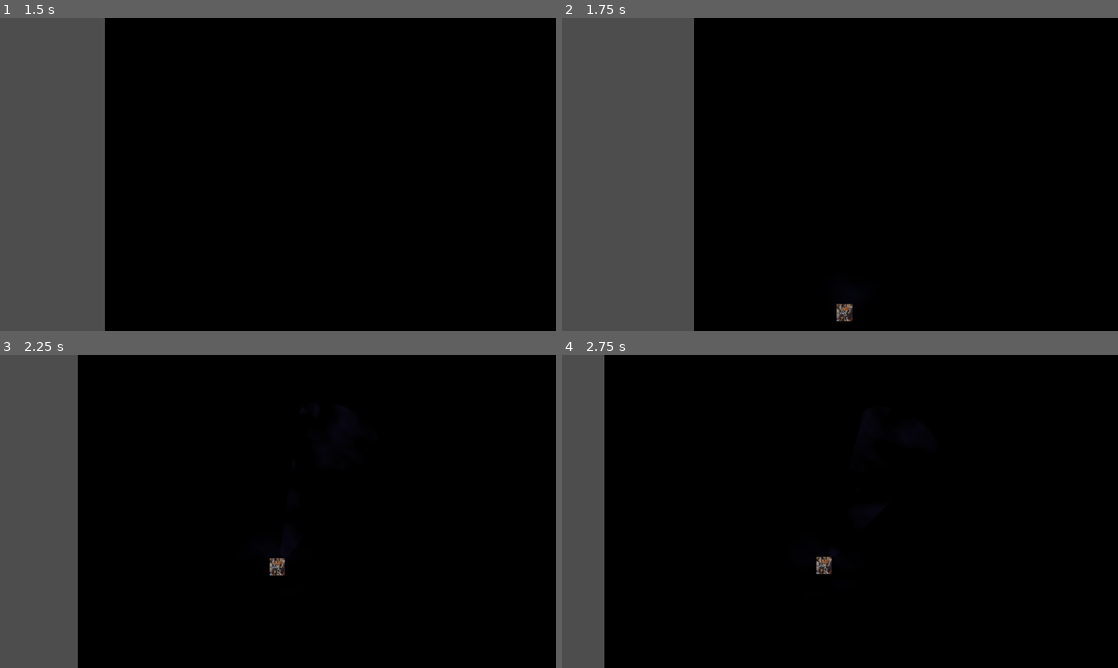
Above: before the commit, frames 1-4 (two rows, left to right).
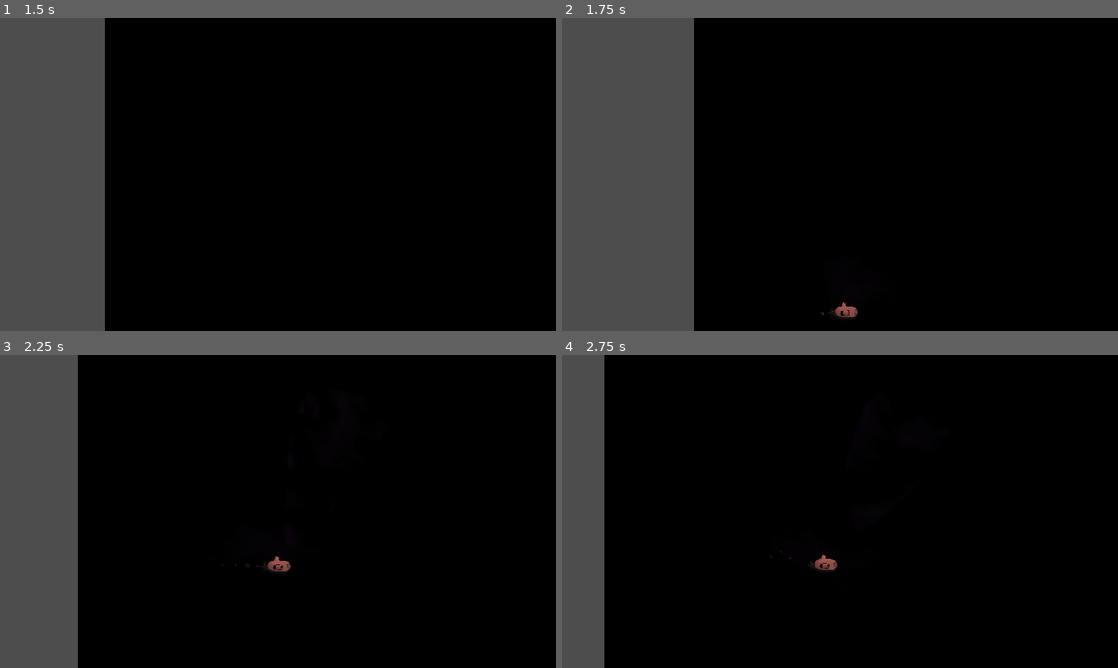
Above: after the commit, the same moments.

Repository: YisusJe/gamejam
Game: Godot game, scene res://main.tscn
Same seed, same stepped clock (60 frames per second), same inputs: the game is played once before the commit and once after it.
Inputs (mouse positions are in pixels of both pictures, inside the frame that each line leads up to):
- Up to frame 1 (1.5 s): tap Enter at 0.5 s; move the mouse to (400, 158) at 0.52 s; press the mouse at (400, 158) at 0.53 s; hold D (Right) from 0.53 s (still down); tap W (Up) at 0.77 s; move the mouse to (166, 190) at 1.27 s; release the mouse at (166, 190) at 1.28 s; tap K (ChangePlayer) at 1.35 s
- Up to frame 2 (1.75 s): keep holding D (Right); tap W (Up) at 1.52 s; click (728, 190) at 1.55 s
- Up to frame 3 (2.25 s): move the mouse to (333, 442) at 2.02 s; release D (Right) at 2.03 s; press the mouse at (333, 442) at 2.03 s; hold A (Left) from 2.03 s (still down)
- Up to frame 4 (2.75 s): keep holding A (Left)

Frame 1 is identical in both runs. In frame 2, 0.2% of the frame differs, in the area x 46-54%, y 90-97%; in frame 3, 0.2%, in the area x 39-53%, y 64-71%; in frame 4, 0.2%.

Commit message:
push a esto pa comer

Diff:
--- a/components/player_submarine/player_submarine.gd
+++ b/components/player_submarine/player_submarine.gd
@@ -5,7 +5,9 @@
 @export var auto_breaking_force = 0.2
 @export var speed = 400
 @onready var camera = $Camera2D
-@onready var submarine_flashlight = $SubmarineFlashlight
+@onready var submarine_flashlight = $PlayerSubmarineContainer/SubmarineFlashlight
+@onready var burbujas = $PlayerSubmarineContainer/Burbuja
+@onready var container = $PlayerSubmarineContainer
 
 var stering = Vector2.ZERO
 
@@ -17,11 +19,26 @@
 
 	velocity = stering * speed
 
+	burbujas.amount_ratio = stering.length() / max_steering
+
+	if(stering.length() > max_steering * 0.7):
+		burbujas.amount_ratio = 1.0
+	elif(stering.length() > max_steering * 0.4):
+		burbujas.amount_ratio = 0.5
+	else:
+		burbujas.amount_ratio = 0.1
+
+	if velocity.x > 0:
+		container.scale.x = abs(container.scale.x)
+	elif velocity.x < 0:
+		container.scale.x = abs(container.scale.x) * -1
+
 	if(Input.is_action_pressed("Flashlight")):
 		submarine_flashlight.turn_on()
 	else:
 		submarine_flashlight.turn_off()
 
+
 func _physics_process(delta):
 	get_input(delta)
 	move_and_slide()
--- a/components/player_submarine/player_submarine.tscn
+++ b/components/player_submarine/player_submarine.tscn
@@ -1,28 +1,52 @@
-[gd_scene load_steps=6 format=3 uid="uid://c8e0enym4m2vk"]
+[gd_scene load_steps=8 format=3 uid="uid://c8e0enym4m2vk"]
 
 [ext_resource type="Script" path="res://components/player_submarine/player_submarine.gd" id="1_4dmpj"]
-[ext_resource type="Texture2D" uid="uid://b3guan1uyewu1" path="res://assets/yo.png" id="1_8ghdw"]
+[ext_resource type="Texture2D" uid="uid://recssq64gg0q" path="res://assets/Player/Submarino-Sprite.png" id="2_4j4ie"]
 [ext_resource type="PackedScene" uid="uid://dsvm66y1imygc" path="res://components/submarine_flashlight/submarine_flashlight.tscn" id="3_ycmfj"]
 [ext_resource type="Texture2D" uid="uid://bi42bo7rs2q4s" path="res://assets/Attacks/Flashlight/2d_lights_and_shadows_neutral_point_light.webp" id="4_4dgir"]
+[ext_resource type="Texture2D" uid="uid://vs58qfi5u42o" path="res://assets/Burbuja.png" id="5_bw03k"]
 
-[sub_resource type="CapsuleShape2D" id="CapsuleShape2D_uqfe3"]
-radius = 9.0
-height = 20.0
+[sub_resource type="RectangleShape2D" id="RectangleShape2D_1k1qm"]
+size = Vector2(35, 20.5)
+
+[sub_resource type="ParticleProcessMaterial" id="ParticleProcessMaterial_eliwu"]
+particle_flag_disable_z = true
+gravity = Vector3(-24.17, -50, 0)
+linear_accel_max = 50.0
+tangential_accel_min = -20.0
+tangential_accel_max = 20.0
+scale_min = 0.2
+scale_max = 0.4
+turbulence_enabled = true
+turbulence_influence_min = 0.0
 
 [node name="PlayerSubmarine" type="CharacterBody2D"]
 script = ExtResource("1_4dmpj")
 speed = 10
 
-[node name="Sprite2D" type="Sprite2D" parent="."]
-scale = Vector2(0.257143, 0.29529)
-texture = ExtResource("1_8ghdw")
+[node name="CollisionShape2D" type="CollisionShape2D" parent="."]
+position = Vector2(-2.5, -1.25)
+shape = SubResource("RectangleShape2D_1k1qm")
 
-[node name="CollisionShape2D" type="CollisionShape2D" parent="."]
-shape = SubResource("CapsuleShape2D_uqfe3")
+[node name="PlayerSubmarineContainer" type="Node2D" parent="."]
 
-[node name="SubmarineFlashlight" parent="." instance=ExtResource("3_ycmfj")]
+[node name="SubmarineFlashlight" parent="PlayerSubmarineContainer" instance=ExtResource("3_ycmfj")]
 
-[node name="PointLight2D" type="PointLight2D" parent="."]
+[node name="PointLight2D" type="PointLight2D" parent="PlayerSubmarineContainer"]
+position = Vector2(0, -12)
 scale = Vector2(0.414062, 0.414062)
+color = Color(1, 0.517763, 0.455126, 1)
 energy = 0.8
 texture = ExtResource("4_4dgir")
+texture_scale = 1.5
+
+[node name="Burbuja" type="GPUParticles2D" parent="PlayerSubmarineContainer"]
+position = Vector2(-5, 0)
+amount = 30
+process_material = SubResource("ParticleProcessMaterial_eliwu")
+texture = ExtResource("5_bw03k")
+lifetime = 3.0
+
+[node name="Sprite2D" type="Sprite2D" parent="PlayerSubmarineContainer"]
+scale = Vector2(0.257143, 0.29529)
+texture = ExtResource("2_4j4ie")
--- a/components/submarine_flashlight/submarine_flashlight.tscn
+++ b/components/submarine_flashlight/submarine_flashlight.tscn
@@ -2,8 +2,8 @@
 
 [ext_resource type="Texture2D" uid="uid://banc03nkycipe" path="res://assets/tiles/Light.png" id="1_s1643"]
 [ext_resource type="Script" path="res://components/submarine_flashlight/submarine_flashlight.gd" id="1_tic5h"]
+[ext_resource type="Texture2D" uid="uid://d4dxi5ks0ghbn" path="res://assets/tiles/Light_mejorada.png" id="2_5kj7f"]
 [ext_resource type="Texture2D" uid="uid://c3wiem37128kb" path="res://assets/backlight.png" id="3_vipa1"]
-[ext_resource type="Script" path="res://components/submarine_flashlight/FlashlightTimer.gd" id="4_l5b2k"]
 
 [sub_resource type="RectangleShape2D" id="RectangleShape2D_vyeth"]
 size = Vector2(189, 116)
@@ -12,12 +12,13 @@
 script = ExtResource("1_tic5h")
 
 [node name="Flashlight" type="PointLight2D" parent="."]
-position = Vector2(107, 0)
+position = Vector2(118.625, 0)
 scale = Vector2(0.226178, 0.193493)
-color = Color(1, 0.834731, 0.800206, 1)
-texture = ExtResource("1_s1643")
+color = Color(1, 0.517647, 0.454902, 1)
+texture = ExtResource("2_5kj7f")
 
 [node name="Backlight" type="PointLight2D" parent="."]
+position = Vector2(118.625, 0)
 scale = Vector2(4.49219, 2.46875)
 blend_mode = 1
 texture = ExtResource("3_vipa1")
@@ -26,7 +27,7 @@
 [node name="Area2D" type="Area2D" parent="."]
 
 [node name="CollisionShape2D" type="CollisionShape2D" parent="Area2D"]
-position = Vector2(105.5, -1)
+position = Vector2(118.625, -1)
 shape = SubResource("RectangleShape2D_vyeth")
 
 [node name="Sprite2D" type="Sprite2D" parent="."]
@@ -36,4 +37,3 @@
 texture = ExtResource("1_s1643")
 
 [node name="Timer" type="Timer" parent="."]
-script = ExtResource("4_l5b2k")
Binary file added: assets/Burbuja.png
Not shown, added: assets/Burbuja.png.import
Binary file added: assets/Player/Submarino-Sprite.png
Not shown, added: assets/Player/Submarino-Sprite.png.import
Binary file added: assets/tiles/Light_mejorada.png
Not shown, added: assets/tiles/Light_mejorada.png.import
Not shown: 1 places in main.tscn that only renumber resources
